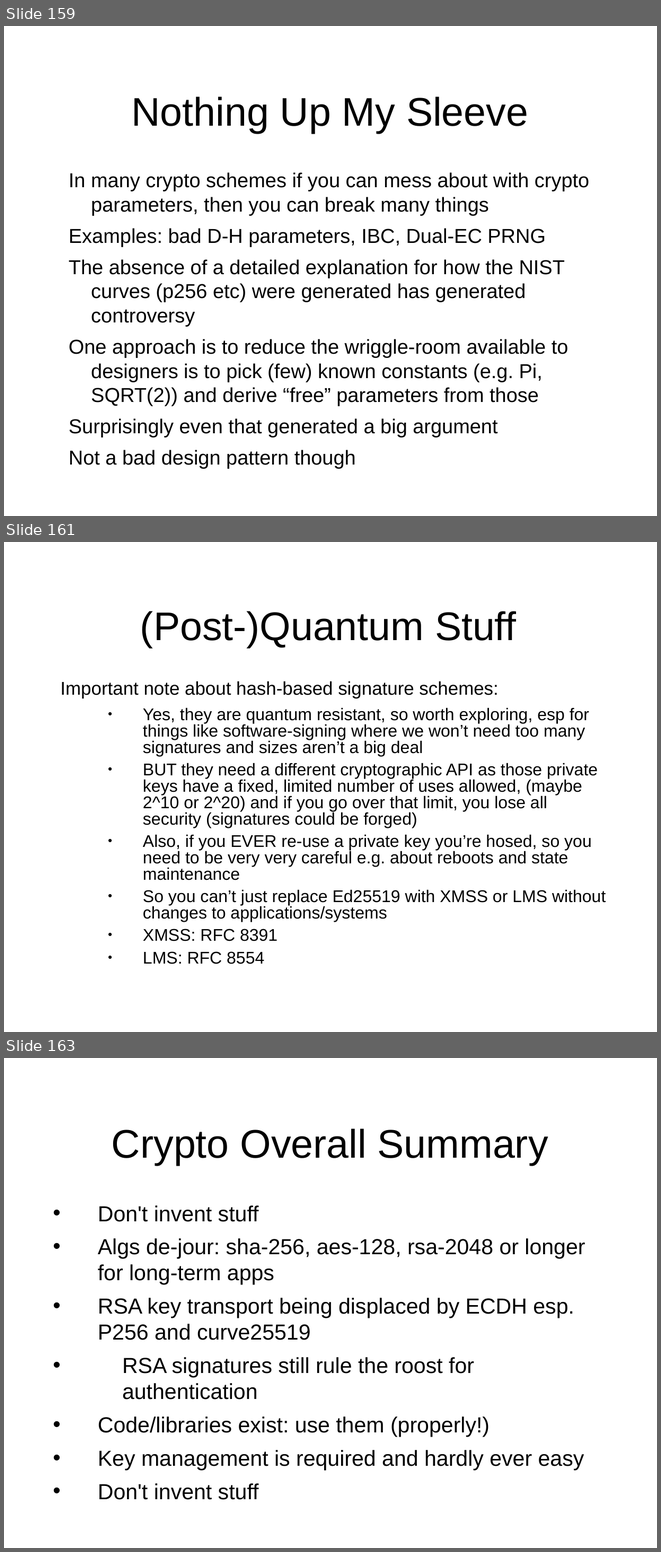
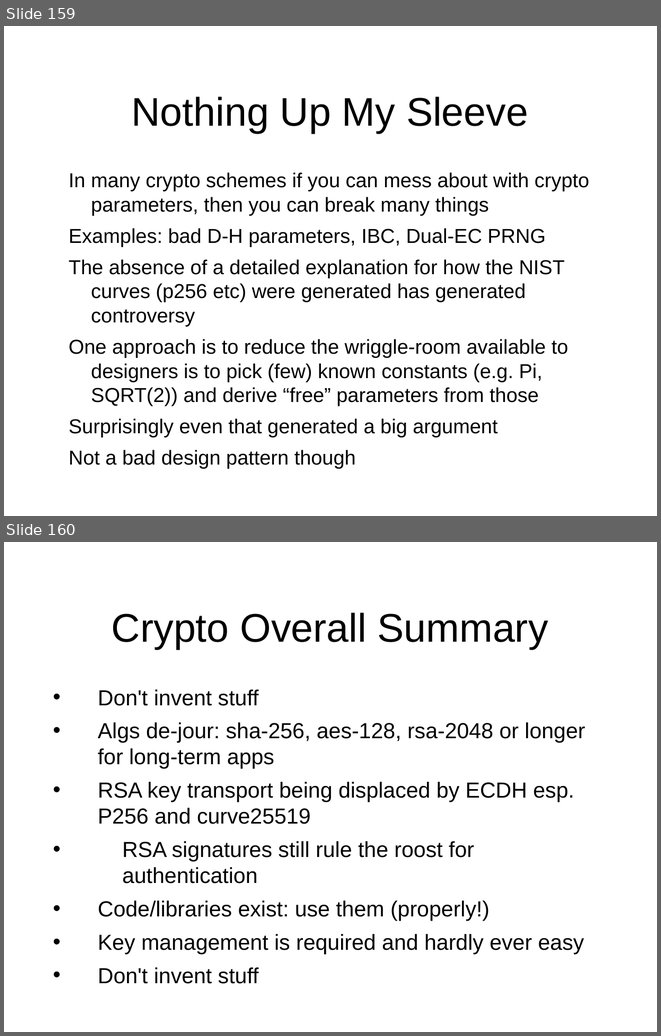
Before and after one commit to sftcd/cs7053, a slide deck: 2022lectures/04-crypto.odp. Shown one above the other, each under a label of ours: slides 159, 161 and 163 before the commit, slides 159 and 160 after it; the slides between them are not shown. The pictures are 661x1552 and 661x1036 pixels, drawn with LibreOffice and Linux fonts; fonts in the diff are those of the drawing. Boxes give left, top, right and bottom in pixels: in the first picture for what was removed or moved away, otherwise in the second. Text is boxed around its words. In the diff, an @@ line names an element or a change of style, - is before the commit and + after.

Commit message:
classic crypto done

```diff
--- a/2022lectures/04-crypto.odp
+++ b/2022lectures/04-crypto.odp
@@ slide 161 removed at [4, 542, 657, 1032], background #FFFFFF @@
@@ title removed at [140, 611, 516, 647] @@
-(Post-)Quantum Stuff
@@ text removed at [60, 681, 606, 964] @@
-Important note about hash-based signature schemes:
-  ● Yes, they are quantum resistant, so worth exploring, esp for things like software-signing where we won’t need too many signatures and sizes aren’t a big deal
-  ● BUT they need a different cryptographic API as those private keys have a fixed, limited number of uses allowed, (maybe 2^10 or 2^20) and if you go over that limit, you lose all security (signatures could be forged)
-  ● Also, if you EVER re-use a private key you’re hosed, so you need to be very very careful e.g. about reboots and state maintenance
-  ● So you can’t just replace Ed25519 with XMSS or LMS without changes to applications/systems
-  ● XMSS: RFC 8391
-  ● LMS: RFC 8554
@@ what was slide 163 is now slide 160 @@
```
Also in this commit, not shown: 2 other slides removed, 2 other files.
